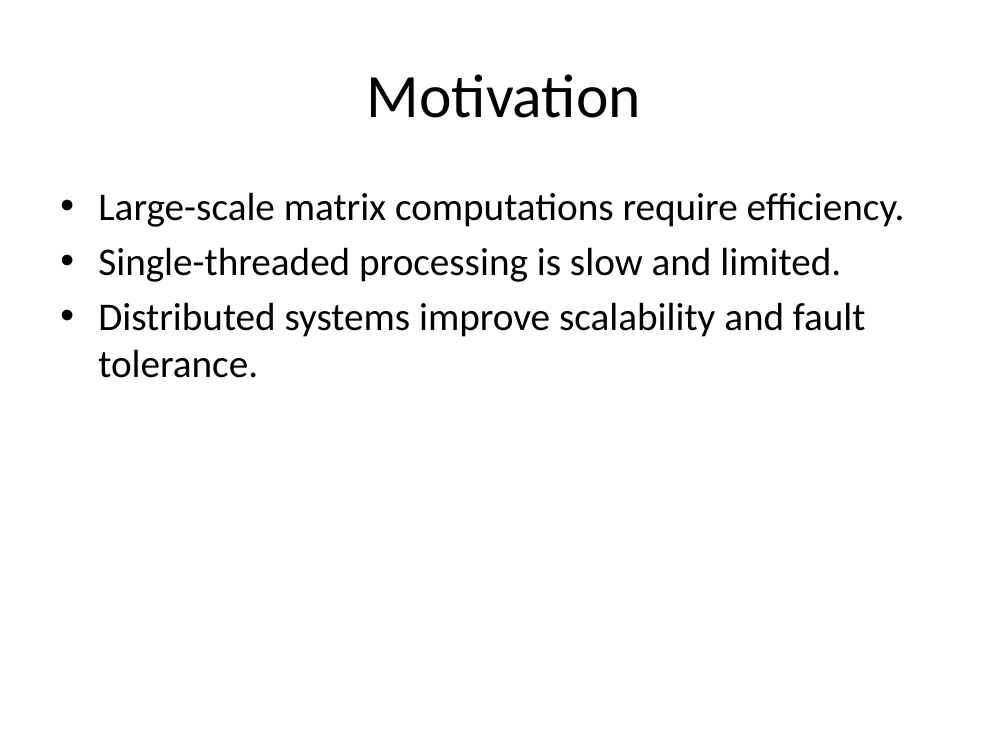
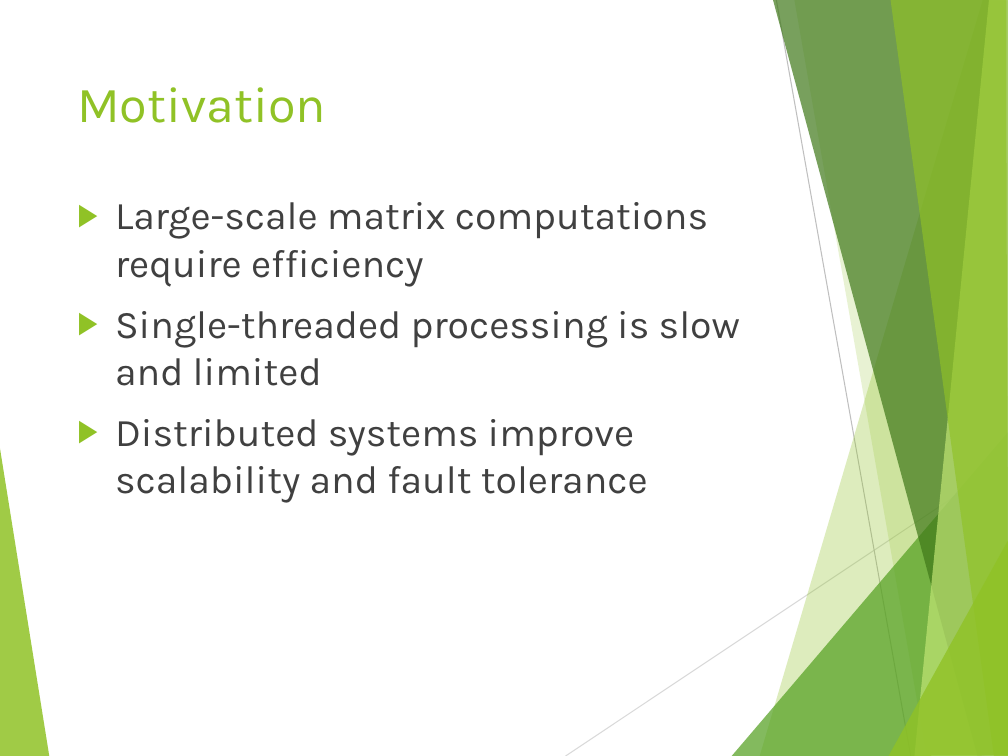
Before and after one commit to rbazzell/distributed-systems-project, a slide deck: slide 3 of DMaC_slides.pptx. Drawn at 1008x756 pixels with LibreOffice and Linux fonts; fonts in the diff are those of the drawing. Boxes give left, top, right and bottom in pixels: in the first picture for what was removed or moved away, otherwise in the second. Text is boxed around its words. In the diff, an @@ line names an element or a change of style, - is before the commit and + after.

Commit message:
Updated slides

```diff
--- a/DMaC_slides.pptx
+++ b/DMaC_slides.pptx
@@ title "Motivation": place and size @@
-title "Motivation" at (367,74,641,118)
+title "Motivation" at (77,87,326,123)
@@ title "Motivation" at (77,87,326,123): size 44 to 36 pt, font Calibri to Karla, text colour #000000 to #90C226; alignment centre to left; vertical alignment middle to top @@
@@ text at (115,202,740,503): text changed; font Calibri to Karla; text colour #000000 to #404040 @@
-• Large-scale matrix computations require efficiency.
-• Single-threaded processing is slow and limited.
-• Distributed systems improve scalability and fault tolerance.
+▶ Large-scale matrix computations require efficiency
+▶ Single-threaded processing is slow and limited
+▶ Distributed systems improve scalability and fault tolerance
@@ group added at (0,0,1008,756): 8 freeform shapes, 2 lines @@
```
Also in this commit, not shown: 10 other slides changed, 3 slides added, 4 slides removed.
